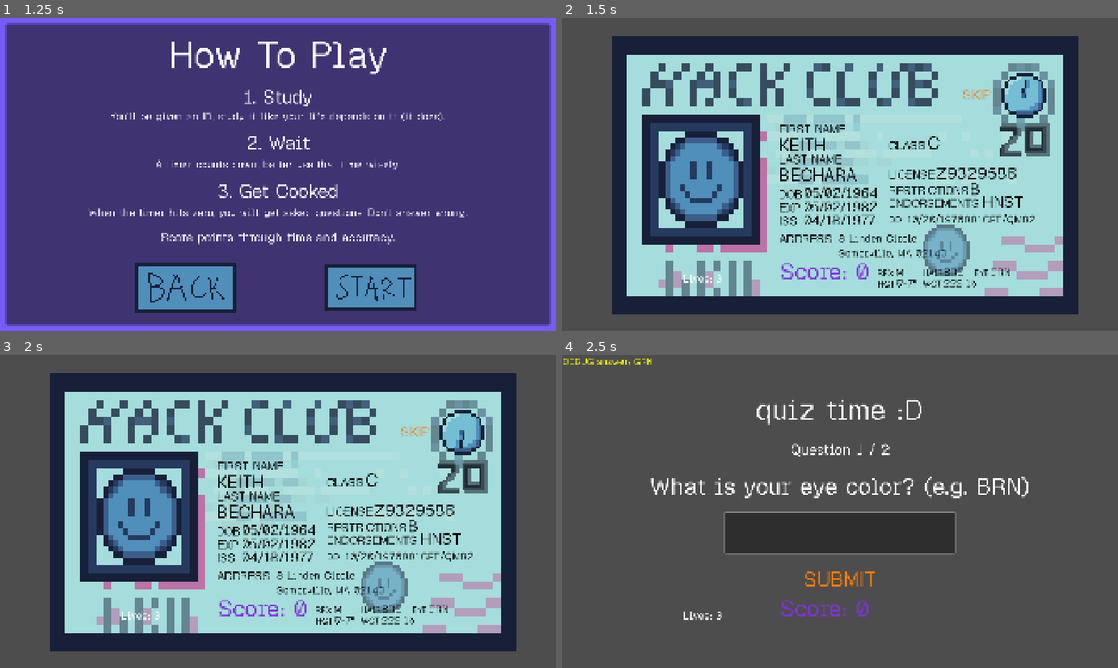
Above: before the commit, frames 1-4 (two rows, left to right).
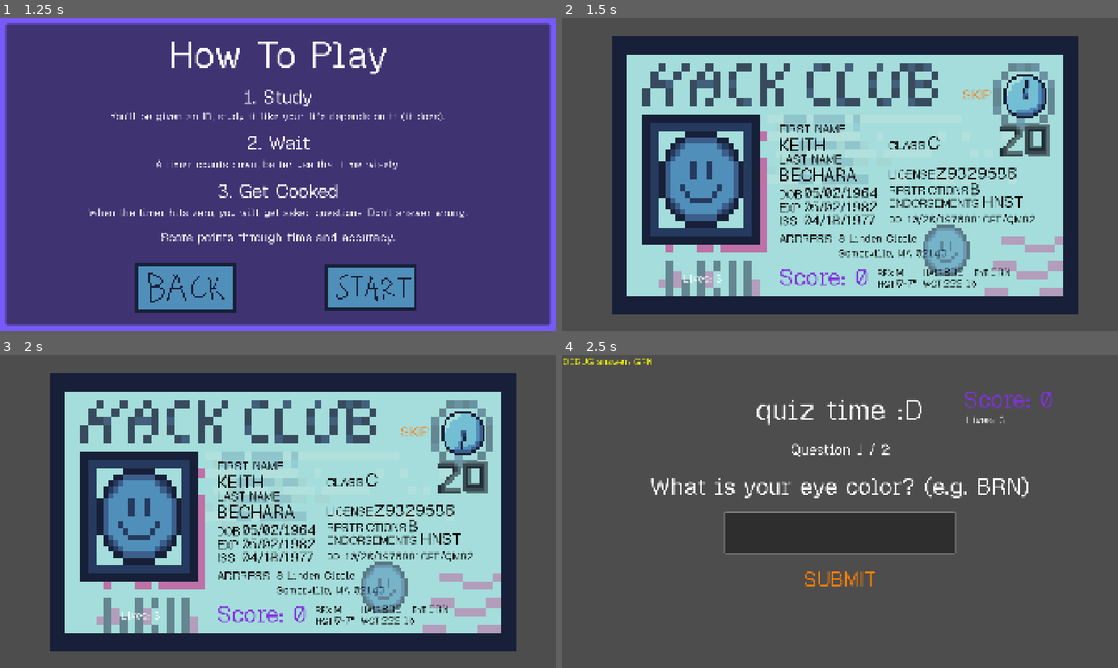
Above: after the commit, the same moments.

Repository: itstntcraft123/fake-an-id
Game: Godot game, scene res://scenes/main_menu.tscn
Same seed, same stepped clock (60 frames per second), same inputs: the game is played once before the commit and once after it.
Inputs:
- Up to frame 1 (1.25 s): click "[color=#ffffff00]> [/color][c…" at 0.5 s
- Up to frame 2 (1.5 s): click "[color=#ffffff00]> [/color][c…" at 1.25 s
- Up to frame 3 (2 s): no input
- Up to frame 4 (2.5 s): click "SKIP" at 2 s

Frame 1 is identical in both runs. In frame 2, 1.0% of the frame differs, in the area x 21-88%, y 17-86%; in frame 3, 1.0%; in frame 4, 0.7%.

Commit message:
made positions of score and live label different
their positions are different when switching from game.tscn and its child quiz.tscn

Diff:
--- a/scenes/game.tscn
+++ b/scenes/game.tscn
@@ -953,10 +953,10 @@
 
 [node name="LivesLabel" type="Label" parent="UI/Theme" unique_id=210568411]
 layout_mode = 0
-offset_left = 419.0
-offset_top = 875.0
-offset_right = 602.0
-offset_bottom = 923.0
+offset_left = 407.0
+offset_top = 872.0
+offset_right = 590.0
+offset_bottom = 920.0
 theme_override_font_sizes/font_size = 36
 text = "LivesLabel"
 
@@ -971,10 +971,10 @@
 
 [node name="ScoreLabel" type="Label" parent="UI/Theme" unique_id=1242551628]
 layout_mode = 0
-offset_left = 752.0
-offset_top = 822.0
-offset_right = 1062.0
-offset_bottom = 927.0
+offset_left = 749.0
+offset_top = 841.0
+offset_right = 1059.0
+offset_bottom = 946.0
 theme_override_colors/font_color = Color(0.50980395, 0.19215687, 0.87058824, 1)
 theme_override_fonts/font = ExtResource("7_u5sy4")
 theme_override_font_sizes/font_size = 80
@@ -992,7 +992,7 @@
 
 [node name="TimerAnim" type="AnimatedSprite2D" parent="UI" unique_id=1064252235]
 texture_filter = 1
-position = Vector2(1596.0001, 343)
+position = Vector2(1599, 346.00003)
 scale = Vector2(9.5, 9.500001)
 sprite_frames = SubResource("SpriteFrames_63sl8")
 
--- a/scripts/game.gd
+++ b/scripts/game.gd
@@ -3,6 +3,15 @@
 const max_lives := 3
 const study_time := 20.0
 const clock_fps := 4.0
+
+const hud_study_pos := {
+	"lives": Vector2(418, 874),
+	"score": Vector2(749, 841),
+}
+const hud_quiz_pos := {
+	"lives": Vector2(1395, 200),
+	"score": Vector2(1387, 100),
+}
 
 @export var escape_screen: PackedScene
 @export var debug_show_answers := true
@@ -39,6 +48,7 @@
 	timer_anim.show()
 	timer_anim.stop()
 	_set_clock_frame()
+	_set_hud_position(false)
 
 func _generate_id() -> void:
 	var gender := Utils.random_gender()
@@ -70,6 +80,11 @@
 	for key in id_data:
 		get_node("UI/Theme/IDCard/" + Utils.snake_to_pascal(key) + "Label/" + Utils.snake_to_pascal(key)).text = id_data[key]
 
+func _set_hud_position(in_quiz: bool) -> void:
+	var p := hud_quiz_pos if in_quiz else hud_study_pos
+	lives_label.position = p["lives"]
+	score_label.position = p["score"]
+
 func _process(_delta: float) -> void:
 	if study_timer.is_stopped():
 		return
@@ -90,6 +105,7 @@
 	timer_label.hide()
 	timer_anim.hide()
 	quiz.show()
+	_set_hud_position(true)
 	quiz.start(id_data, 2 + score)
 
 func _on_quiz_finished(passed: bool) -> void:
